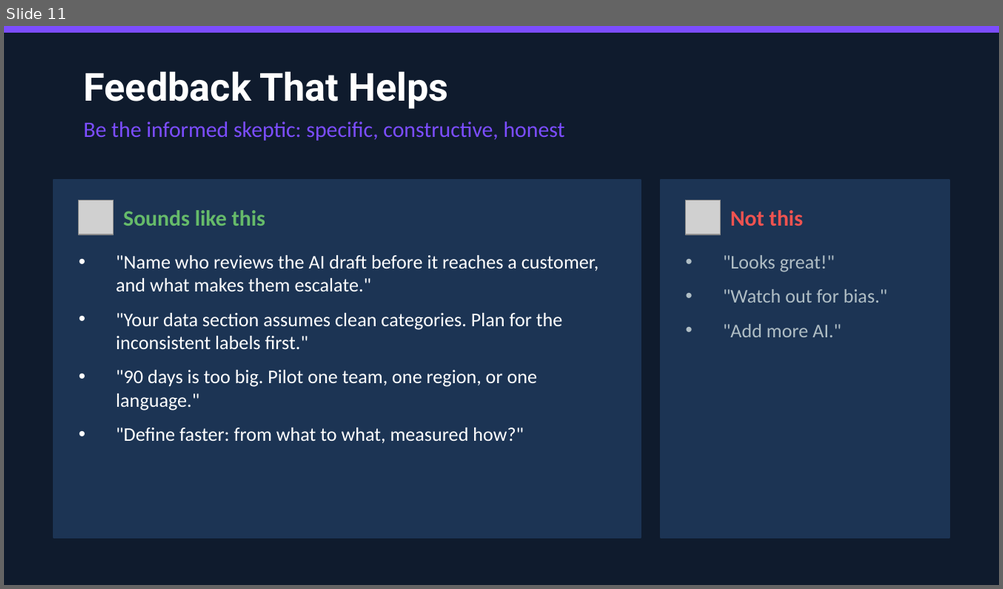
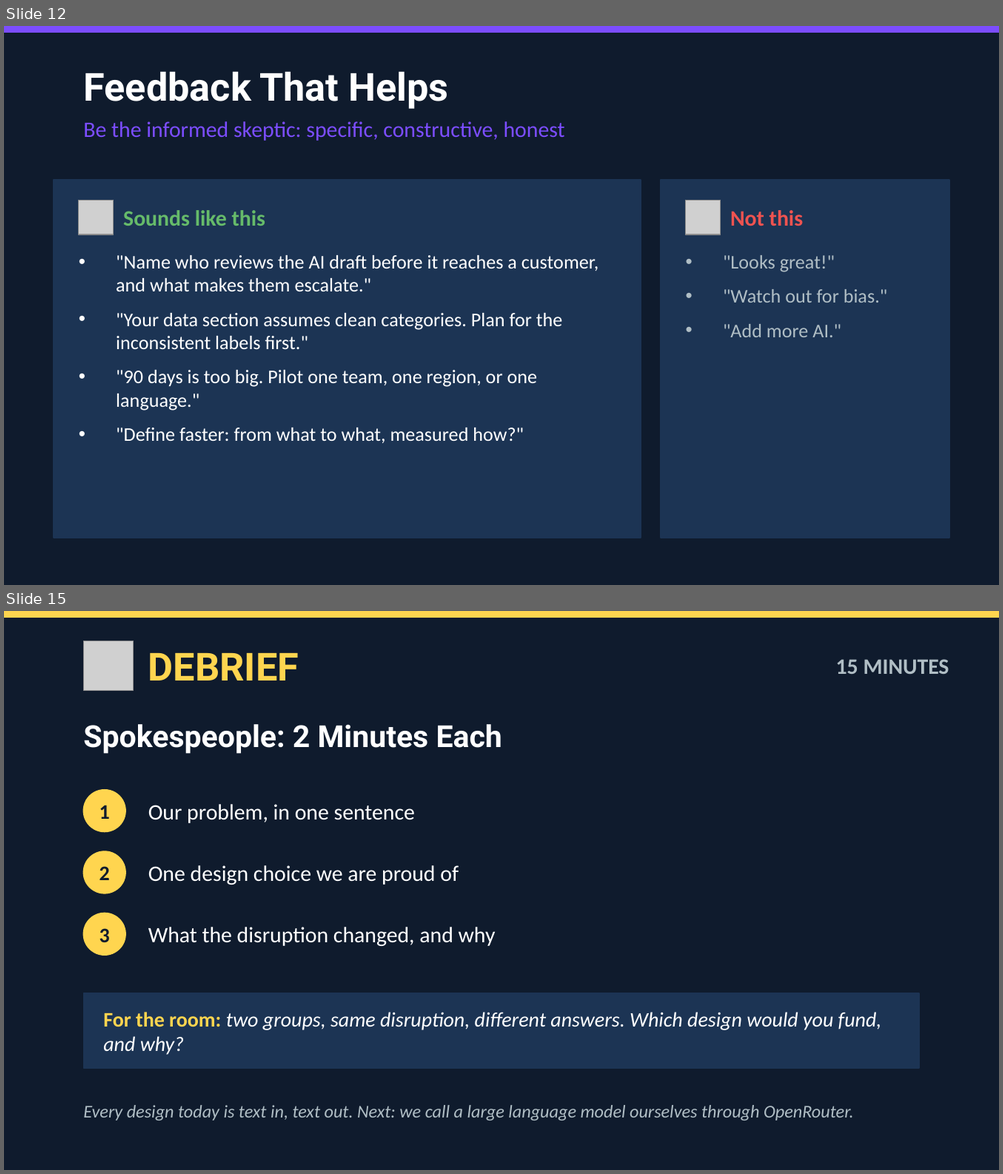
Before and after one commit to kwartler/Vienna_Dec_26, a slide deck: pdca_exercise/PDCA_Exercise_Deck.pptx. Shown one above the other, each under a label of ours: slide 11 before the commit, slides 12 and 15 after it; the slides between them are not shown. The pictures are 1003x589 and 1003x1174 pixels, drawn with LibreOffice and Linux fonts; fonts in the diff are those of the drawing; grey boxes stand for pictures. Boxes give left, top, right and bottom in pixels: in the first picture for what was removed or moved away, otherwise in the second. Text is boxed around its words. In the diff, an @@ line names an element or a change of style, - is before the commit and + after.

```diff
--- a/pdca_exercise/PDCA_Exercise_Deck.pptx
+++ b/pdca_exercise/PDCA_Exercise_Deck.pptx
@@ slide 15 added at (4, 611, 999, 1170), background #0F1B2D @@
@@ rectangle added at (4, 611, 999, 617), fill #FFD54F, outline #FFD54F 1 pt @@
@@ picture added at (84, 641, 134, 691) @@
@@ text added at (148, 652, 299, 681), 28 pt, text #FFD54F, bold @@
+DEBRIEF
@@ text added at (836, 659, 949, 674), 16 pt, text #B0BEC5, bold @@
+15 MINUTES
@@ text added at (83, 724, 502, 754), 22 pt, text #FFFFFF, bold @@
+Spokespeople: 2 Minutes Each
@@ ellipse added at (84, 790, 125, 832), fill #FFD54F, outline #FFD54F 1 pt @@
@@ text added at (99, 805, 110, 819), 15 pt, text #0F1B2D, bold @@
+1
@@ text added at (148, 804, 415, 823), 16 pt, text #FFFFFF @@
+Our problem, in one sentence
@@ ellipse added at (84, 851, 125, 894), fill #FFD54F, outline #FFD54F 1 pt @@
@@ text added at (99, 866, 110, 880), 15 pt, text #0F1B2D, bold @@
+2
@@ text added at (148, 866, 458, 885), 16 pt, text #FFFFFF @@
+One design choice we are proud of
@@ ellipse added at (84, 914, 125, 955), fill #FFD54F, outline #FFD54F 1 pt @@
@@ text added at (99, 928, 110, 943), 15 pt, text #0F1B2D, bold @@
+3
@@ text added at (148, 927, 495, 946), 16 pt, text #FFFFFF @@
+What the disruption changed, and why
@@ rectangle added at (84, 994, 919, 1068), fill #1C3454, outline #1C3454 1 pt @@
@@ text added at (103, 1012, 882, 1055), 15 pt, text #FFFFFF, italic @@
+For the room: two groups, same disruption, different answers. Which design would you fund, and why?
@@ text added at (83, 1105, 854, 1121), 13 pt, text #B0BEC5, italic @@
+Every design today is text in, text out. Next: we call a large language model ourselves through OpenRouter.
@@ what was slide 11 is now slide 12 @@
```
Also in this commit, not shown: 7 slides changed, 1 other slide added, 5 other files.
